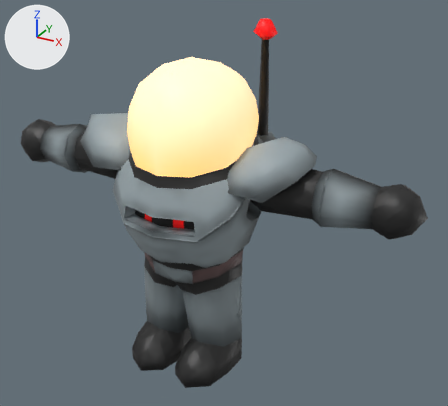
The FBX model BlenderAssets/BodyExport.fbx: old version first, new version second.
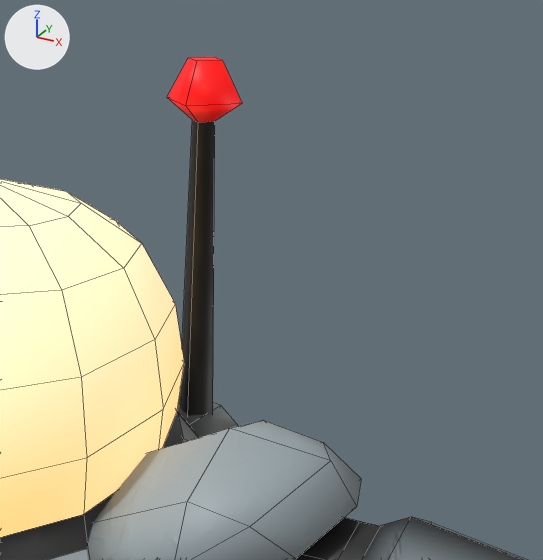
There are two pictures of each version: one whole from a 50 mm lens placed at (0.939, -1.516, 1.324), pointed at (0.067, 0.069, 0.531), one close up on the part from 44% to 84% of the width and 0% to 45% of the height. The axes (+X, +Y, +Z) are drawn at upper left. The lights are the same throughout. The close-ups show mesh edges as thin lines. Where no turn or scale is listed for an object, it has been applied to the vertices. Vertices at the same position are counted once.

Names of what the first close-up shows: 'Fella'.
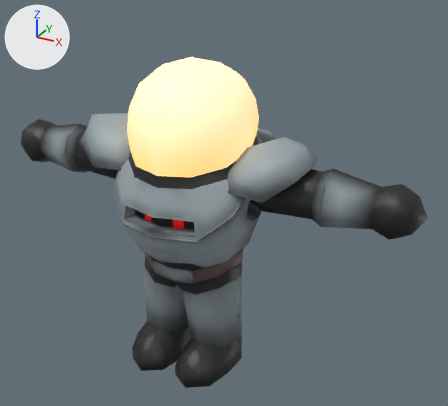
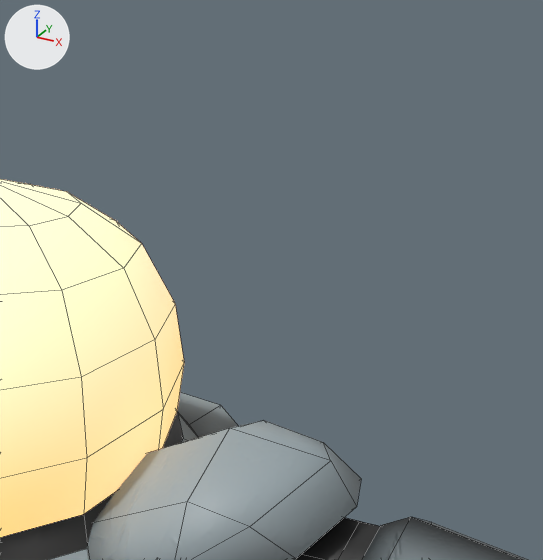
Scene script edits in JSON lines:
```json
{"block": "me_cube_011", "where": "me_cube_011.from_pydata(...)  # 714 vertices, 727 faces; spans x -0.701..0.701, y -0.23..0.31, z 0.159..1.226"}
{"block": "me_cube_011", "where": "# used by ob_fella; location = (0.0, 0.0, -0.147)"}
{"block": "me_cube_011", "change": "me_cube_011 part 1: the loose piece of 16 vertices spanning x 0.073..0.155, y 0.205..0.288, z 0.853..1.226 is deleted"}
```

Pixel boxes [x1, y1, x2, y2] of what changed, in the close-ups (543 x 560 px):
```json
{"object": "Fella", "change": "reshaped", "before": [0, 57, 528, 560], "after": [0, 179, 528, 560]}
{"part": 1, "of": "me_cube_011", "change": "deleted", "before": [167, 57, 242, 416]}
```
